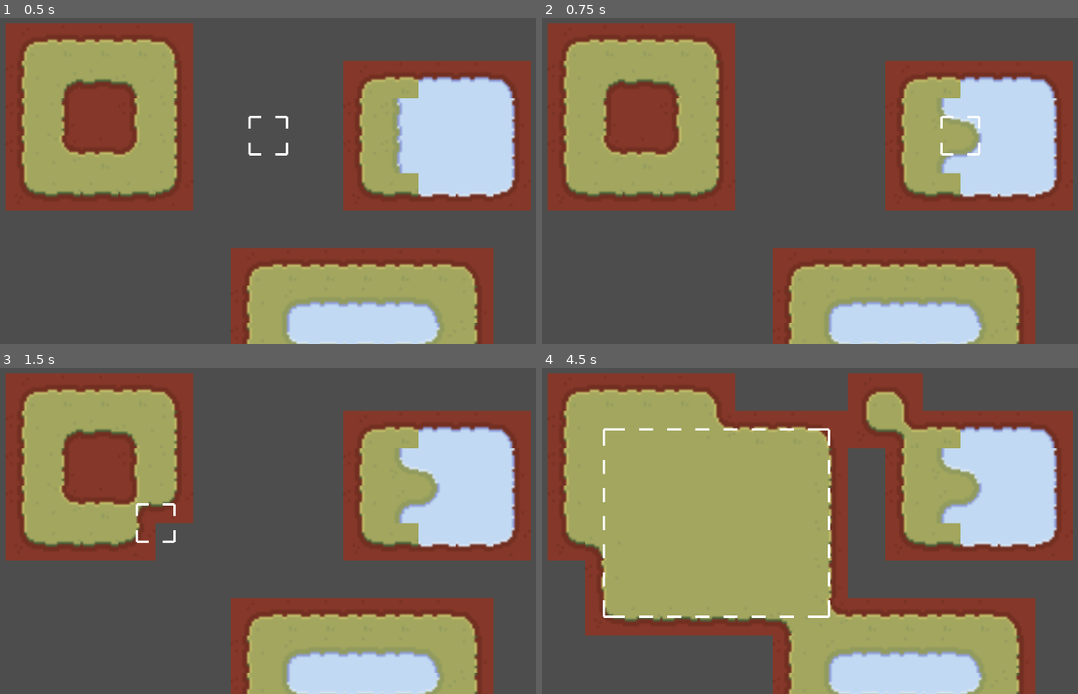
Above: before the commit, frames 1-4 (two rows, left to right).
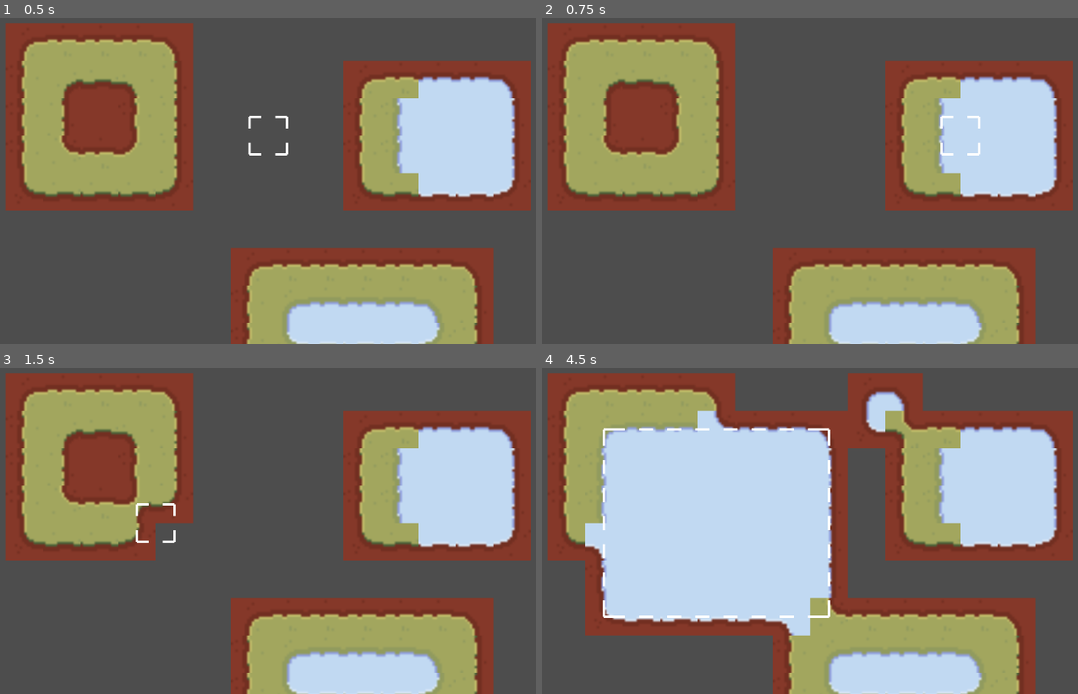
Above: after the commit, the same moments.

Repository: Barni228/level-editor
Game: Godot game, scene res://main.tscn
The game is run twice, just before and just after one commit, with the same random seed, the same clock (stepped at 60 frames per second) and the same inputs.
Inputs (mouse positions are in pixels of both pictures, inside the frame that each line leads up to):
- Up to frame 1 (0.5 s): no input
- Up to frame 2 (0.75 s): tap Enter at 0.5 s; move the mouse to (976, 135) at 0.52 s; press the mouse at (976, 135) at 0.53 s
- Up to frame 3 (1.5 s): right-click (434, 485) at 0.8 s; tap Space at 1.25 s; move the mouse to (150, 524) at 1.27 s; release the mouse at (150, 524) at 1.28 s; right-click (150, 524) at 1.35 s
- Up to frame 4 (4.5 s): click (692, 524) at 1.55 s; tap Enter at 2, 3.5 s; move the mouse to (895, 420) at 2.02 s; press the mouse at (895, 420) at 2.03 s; right-click (895, 420) at 2.3 s; tap Space at 2.75, 4.25 s; move the mouse to (793, 579) at 2.77 s; release the mouse at (793, 579) at 2.78 s; tap R (rect) at 2.85 s; click (793, 579) at 3.05 s; move the mouse to (1029, 560) at 3.52 s; hold Right mouse button (remove_tile) 3.53-4.28 s; move the mouse to (627, 446) at 4.27 s; click (627, 446) at 4.35 s

Frame 1 is identical in both runs. In frame 2, 0.8% of the frame differs, in the area x 73-83%, y 24-46%; in frame 3, 0.9%; in frame 4, 27%, in the area x 8-83%, y 7-83%.

Commit message:
Encode _terrain_to_tile keys
Now _terrain_to_tile is Dictionary[int, Vector2i] instead of
Dictionary[Array[int], Vector2i]
because i encode the 4 terrain bits into one u32 int

Diff:
--- a/dual_tile_map_tool.gd
+++ b/dual_tile_map_tool.gd
@@ -2,14 +2,7 @@
 class_name DualTileMapTool extends TileMapLayer
 
 
-# TODO: instead of using Array[int] as terrain_to_tile key, encode the terrain bits into single int
-
-enum Tile {
-	EMPTY = -1,
-	GRASS = 0,
-	WATER = 1,
-}
-
+## TODO: use tile_map_data to check if the tilemap has changed, and only then update
 
 ## how often this should update when in the editor
 ## it has no affect on the actual running game, just the editor
@@ -29,13 +22,11 @@
 ## Note: when you change this, you need to restart the scene for it to take effect
 var hide_offset_tilemap := true
 
-
-# currently this only supports 1 terrain set (0)
-## map that maps Array of 4 [int] to atlas tile position (Vector2i)
-## key: [0] = top left, [1] = top right, [2] = bottom left, [3] = bottom right
-## the int values are: -1 = empty, 0 = not empty
+## map that maps encoded 4 int to atlas tile position (Vector2i)
+## encoded key: [0] = top left, [1] = top right, [2] = bottom left, [3] = bottom right
+## the numbers in the key are tile IDs (-1 = empty)
 ## value: tile atlas position
-var terrain_to_tile: Dictionary[Array, Vector2i] = {}
+var _terrain_to_tile: Dictionary[int, Vector2i] = {}
 
 ## which tile set atlas to use
 var source_id := 0
@@ -86,7 +77,7 @@
 		# for dual_pos in pos_to_dual(pos):
 		# 	format_tile(dual_pos)
 		if tile_data_to_terrain_key(tile_data) == [-1, -1, -1, -1]:
-			add_tile(pos, Tile.EMPTY)
+			add_tile(pos, -1)
 			# add_empty_tile(pos)
 		else:
 			add_tile(pos, tile_data.terrain)
@@ -94,10 +85,9 @@
 
 # func add_tile(pos: Vector2i, terrain_set: int = 0, terrain: int = 0, ignore_empty_terrains: bool = true) -> void:
 ## add a tile at [param pos]
-func add_tile(pos: Vector2i, tile: Tile) -> void:
+func add_tile(pos: Vector2i, tile: int) -> void:
 	# add a "full" tile to the tile map
-	# set_cell(pos, source_id, terrain_to_tile[[0, 0, 0, 0]])
-	set_cell(pos, source_id, terrain_to_tile[[tile, tile, tile, tile]])
+	set_cell(pos, source_id, tile_from_terrain(tile, tile, tile, tile))
 
 	for dual_pos in pos_to_dual(pos):
 		format_tile(dual_pos)
@@ -112,7 +102,7 @@
 	for dual_pos in pos_to_dual(pos):
 		var formatted_tile: Vector2i = get_formatted_tile(dual_pos)
 		# if no one is around this tile, remove it
-		if formatted_tile == terrain_to_tile[[-1, -1, -1, -1]]:
+		if formatted_tile == tile_from_terrain(-1, -1, -1, -1):
 			offset_tilemap.erase_cell(dual_pos)
 		# if there is someone near this tile (who is not current tile, since we removed it), just update it
 		else:
@@ -140,9 +130,9 @@
 
 	# if this key does not exist in the terrain data, then find the most common tile (the one that appears the most around us)
 	# and say that everyone is either that tile, or Tile.EMPTY, nothing else (so only 2 choices)
-	# THAT should be in terrain_to_tile, if it isn't then u have broken TileSet
+	# THAT should be in _terrain_to_tile, if it isn't then u have broken TileSet
 	# because dual grid TileSet should have every possible combination for empty or not empty tile
-	if key not in terrain_to_tile:
+	if encode_key(key) not in _terrain_to_tile:
 		# find the most common element in this array, that is not -1
 		var most_common = key.reduce(func(common, new):
 			if common == -1:
@@ -159,7 +149,7 @@
 			if key[i] != -1:
 				key[i] = most_common
 
-	return terrain_to_tile[key]
+	return tile_from_terrain(key[0], key[1], key[2], key[3])
 
 
 ## takes a real tile map position and returns 4 corresponding dual tile map positions
@@ -172,6 +162,7 @@
 		pos - Vector2i(0, 0), # bottom right
 	]
 
+
 ## takes a dual tile map position and returns 4 corresponding real tile map positions
 func dual_to_pos(dual_pos: Vector2i) -> Array[Vector2i]:
 	# Note: dual_pos is top left in the real tile map
@@ -183,7 +174,11 @@
 	]
 
 
-## will generate terrain_to_tile based on the tile set terrains
+func tile_from_terrain(top_left: int, top_right: int, bottom_left: int, bottom_right: int) -> Vector2i:
+	return _terrain_to_tile[encode_key([top_left, top_right, bottom_left, bottom_right])]
+
+
+## will generate _terrain_to_tile based on the tile set terrains
 func _generate_terrain_to_tile() -> void:
 	var tile_set_source: TileSetSource = tile_set.get_source(tile_set_index)
 	if tile_set_source is not TileSetAtlasSource:
@@ -203,7 +198,8 @@
 				continue
 
 			var key: Array[int] = tile_data_to_terrain_key(tile_data)
-			terrain_to_tile[key] = Vector2i(x, y)
+			_terrain_to_tile[encode_key(key)] = Vector2i(x, y)
+
 
 func tile_data_to_terrain_key(tile_data: TileData) -> Array[int]:
 	# you can also check if the cell neighbor is valid using tile_data.is_valid_terrain_peering_bit(...)
@@ -214,3 +210,16 @@
 		tile_data.get_terrain_peering_bit(TileSet.CellNeighbor.CELL_NEIGHBOR_BOTTOM_RIGHT_CORNER),
 	]
 	return key
+
+
+## encode the [param key] into a single [code]int[/code] [br]
+## every number in [param key] should be from -1 to 254
+## returned value is [code]u32[/code] integer (0 to 4294967295)
+static func encode_key(key: Array[int]) -> int:
+	var encoded: int = 0
+	for i in key.size():
+		# make n a valid u8, by adding 1 (-1..=254 -> 0..=255)
+		var n = key[i] + 1
+		assert(n >= 0 and n <= 255)
+		encoded |= n << (i * 8)
+	return encoded
--- a/selector.gd
+++ b/selector.gd
@@ -44,13 +44,14 @@
 
 	if Input.is_action_pressed(&"add_tile"):
 		for grid_pos in selected_tiles():
-			dual_tile_map.add_tile(grid_pos, dual_tile_map.Tile.GRASS)
+			# dual_tile_map.add_tile(grid_pos, 0)
+			dual_tile_map.add_tile(grid_pos, 2)
 
 
 	if Input.is_action_pressed(&"remove_tile"):
 		for grid_pos in selected_tiles():
 			if keep_empty:
-				dual_tile_map.add_tile(grid_pos, dual_tile_map.Tile.EMPTY)
+				dual_tile_map.add_tile(grid_pos, -1)
 			else:
 				dual_tile_map.remove_tile(grid_pos)
 
